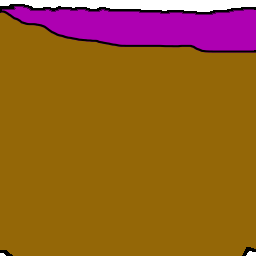
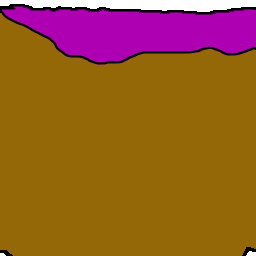
Comparing the layer stacks of the two (256, 256) images. Changes:
painted on "N3XU Left" over 0, 10, 256, 65
